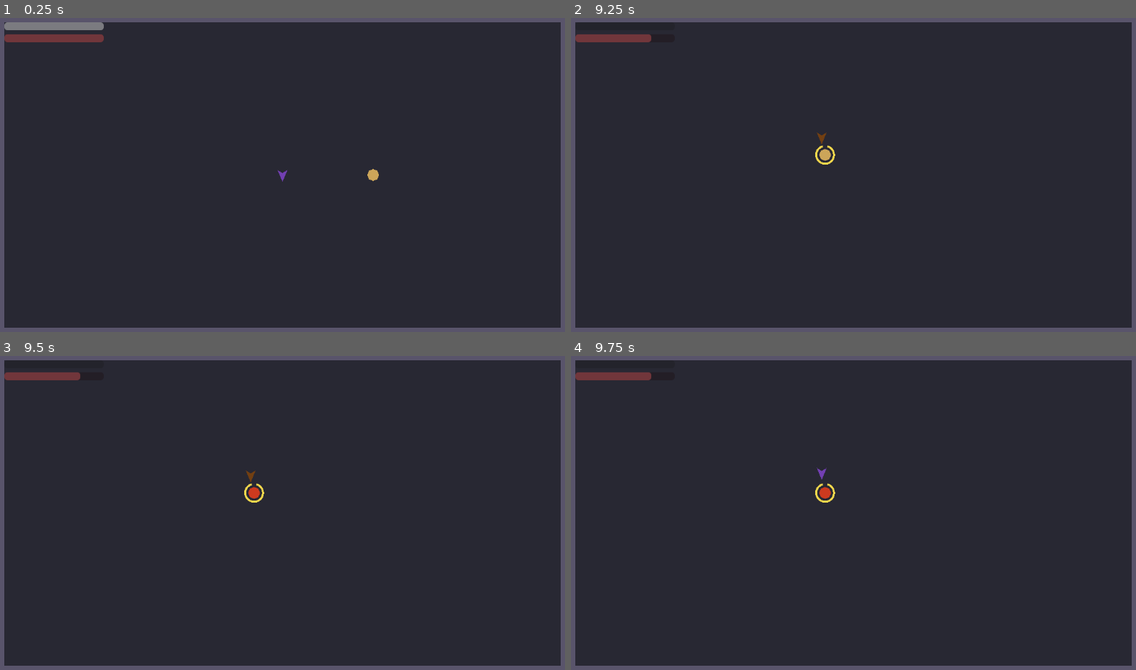
Above: before the commit, frames 1-4 (two rows, left to right).
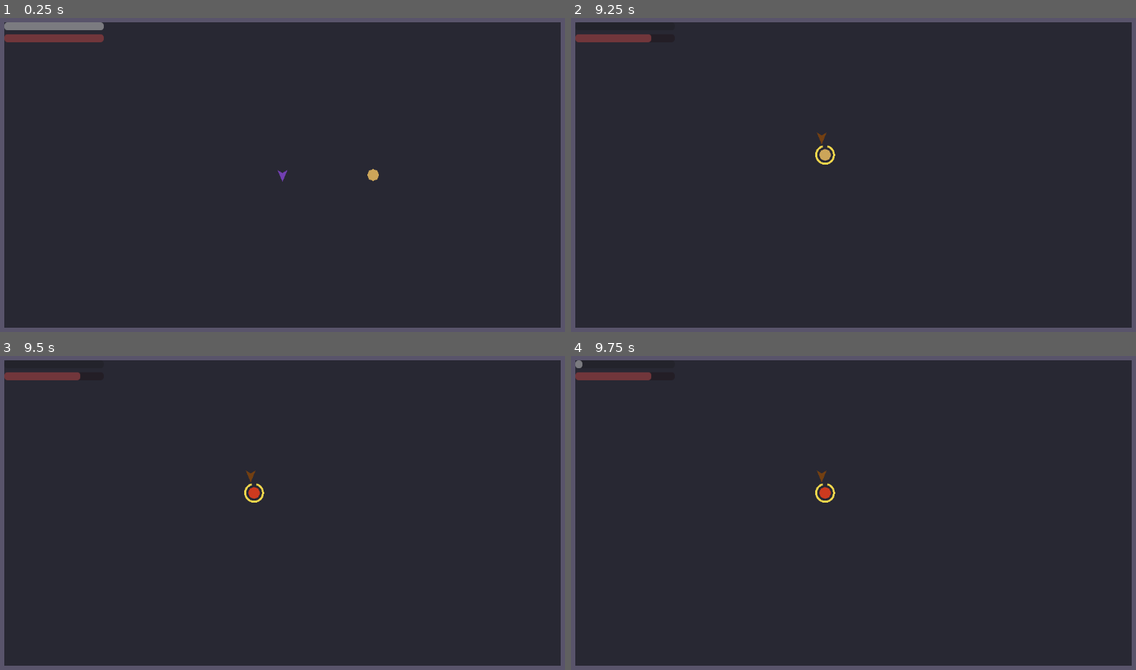
Above: after the commit, the same moments.

Repository: KrisUni/the-shattering
Game: Godot game, scene res://scenes/test_room.tscn
The game is run twice, just before and just after one commit, with the same random seed, the same clock (stepped at 60 frames per second) and the same inputs.
Inputs (mouse positions are in pixels of both pictures, inside the frame that each line leads up to):
- Up to frame 1 (0.25 s): no input
- Up to frame 2 (9.25 s): tap Enter at 0.5, 5 s; move the mouse to (977, 159) at 0.52 s; hold D (move_right) 0.53-1.25 s; hold Shift (block) 0.53-1.25 s; click (977, 159) at 0.67 s; drag from (740, 190) to (859, 175) at 1.27 s; move the mouse to (910, 102) at 2.02 s; hold D (move_right) 2.03-2.75 s; hold Shift (block) 2.03-2.75 s; click (910, 102) at 2.1 s; drag from (825, 237) to (881, 175) at 2.77 s; tap Space (roll) at 3.5, 6.5 s; move the mouse to (1023, 222) at 3.52 s; hold A (move_left) 3.53-4.25 s; hold Shift (block) 3.53-4.25 s; tap Middle mouse button (lock_on) at 3.6 s; drag from (684, 127) to (768, 93) at 4.27 s; move the mouse to (881, 175) at 5.02 s; hold S (move_down) 5.03-5.75 s; hold Shift (block) 5.03-5.75 s; tap Alt at 5.1 s; click (881, 175) at 5.17 s; drag from (768, 93) to (808, 184) at 5.77 s; move the mouse to (977, 159) at 6.52 s; hold W (move_up) 6.53-7.25 s; hold Shift (block) 6.53-7.25 s; tap L at 6.6 s; drag from (740, 190) to (819, 134) at 7.27 s; move the mouse to (910, 102) at 8.02 s; hold S (move_down) 8.03-8.75 s; hold Shift (block) 8.03-8.75 s; tap J at 8.1 s; drag from (825, 237) to (684, 127) at 8.77 s
- Up to frame 3 (9.5 s): no input
- Up to frame 4 (9.75 s): tap Enter at 9.5 s; move the mouse to (1023, 560) at 9.52 s; hold W (move_up) from 9.53 s (still down); hold Shift (block) from 9.53 s (still down); click (1023, 560) at 9.67 s

Frames 1-3 are identical in both runs. In frame 4, less than 0.1% of the frame differs, in the area x 0-46%, y 1-41%.

Commit message:
Make the Guard break outlast the training enemy's swing (#7)
Co-Authored-By: Claude Sonnet 5.5 <noreply@anthropic.com>
Claude-Session: https://claude.ai/code/session_01LirQ9UzsVyVf9tVCrk2CpV

Diff:
--- a/data/player_tuning.tres
+++ b/data/player_tuning.tres
@@ -26,4 +26,4 @@
 block_arc_degrees = 180.0
 block_walk_speed = 60.0
 block_stamina_refill_factor = 0.5
-guard_break_duration = 1.0
+guard_break_duration = 1.3
--- a/test/test_training_enemy_and_almos.gd
+++ b/test/test_training_enemy_and_almos.gd
@@ -164,6 +164,58 @@
 	assert_almost_eq(almos.health.current, almos.tuning.health_maximum - attack.damage, TOLERANCE)
 
 
+func test_it_attacks_into_a_guard_break_and_its_follow_up_deals_full_damage() -> void:
+	var attack := _rig.tuning_with().attack
+	var almos = _spawn_fight()
+	var player: PlayerTuning = almos.tuning
+	_rig.sample_also("guard_broken", func(): return almos.guard_broken)
+	# Just enough Stamina left for the first hit it lands on his Block to take the last of it.
+	almos.stamina.spend(player.stamina_maximum - player.block_stamina_cost / 3.0)
+	_almos_input.press_action(&"block")
+
+	# Its first strike, then the swing that comes round after it, and the strike of that.
+	await _rig.wait_frames(attack.startup_frames + attack.total_frames() + SETTLE_FRAMES)
+
+	var hits := _rig.hits()
+	assert_gte(hits.size(), 2, "hits Almos should have taken")
+	if hits.size() < 2:
+		return
+	assert_almost_eq(hits[0].damage, attack.damage * (1.0 - player.block_damage_reduction), TOLERANCE, "the first hit was blocked, so it deals the reduced damage")
+	assert_almost_eq(hits[1].damage, attack.damage, TOLERANCE, "the follow-up finds him open, so it deals all of its damage")
+	# The sample showing a hit shows how the frame it landed in left things, so the Guard break
+	# is still on when the follow-up lands only if it is on in that sample.
+	var not_broken := []
+	for i in range(hits[0].sample, hits[1].sample + 1):
+		if not _rig.samples[i].guard_broken:
+			not_broken.append(i)
+	assert_eq(not_broken, [], "samples, from the first hit (%d) to the follow-up (%d), in which he is not in the Guard break" % [hits[0].sample, hits[1].sample])
+
+
+# The follow-up is the swing the training enemy begins as soon as its recovery ends, so it comes
+# round every total_frames() frames, and its hit lands exactly that many frames after the hit
+# that broke his guard when both land on the first active frame. This is the bound on how long
+# the Guard break must last for the hit to land in it. It is not worked out from how the swing
+# lands, but from the two data files, so that a retune of either that breaks the follow-up
+# fails here.
+#
+# Number the frames from H, the one the breaking hit lands in. It lands after Almos has been
+# processed, so the Guard break is counted from H + 1 and lasts break_frames frames: H + 1 up to
+# H + break_frames. Almos is still spent open in the last of them, but he clears the Guard
+# break while he is processed, ahead of the enemy's Hitbox in that same frame, so a hit landing
+# in the last frame lands with guard_broken already false (it still deals full damage, as he is
+# not blocking in that frame). The follow-up lands in frame H + total_frames(), so it lands in
+# the Guard break only if that frame comes before the last: total_frames() < break_frames. With
+# the two equal it would land in the very frame the break runs out, where it is only the order
+# of the nodes within a frame that keeps the hit from finding the break over. So the bound is
+# strict: one frame to spare is the least that holds up.
+func test_the_guard_break_lasts_longer_than_it_takes_the_training_enemys_swing_to_come_round() -> void:
+	var attack := _rig.tuning_with().attack
+	var player := load(AlmosInput.TUNING_PATH) as PlayerTuning
+	var break_frames := ceili(player.guard_break_duration * Engine.physics_ticks_per_second - FRAME_SLACK)
+
+	assert_gt(break_frames, attack.total_frames(), "physics frames the Guard break lasts, against the physics frames the training enemy's swing takes to come round")
+
+
 # Almos in the test's scene tree with the enemy a little way below him, after him, and
 # sampled. The enemy is added after him, so he is processed first in a frame. Almos is
 # given this tuning if there is one.
